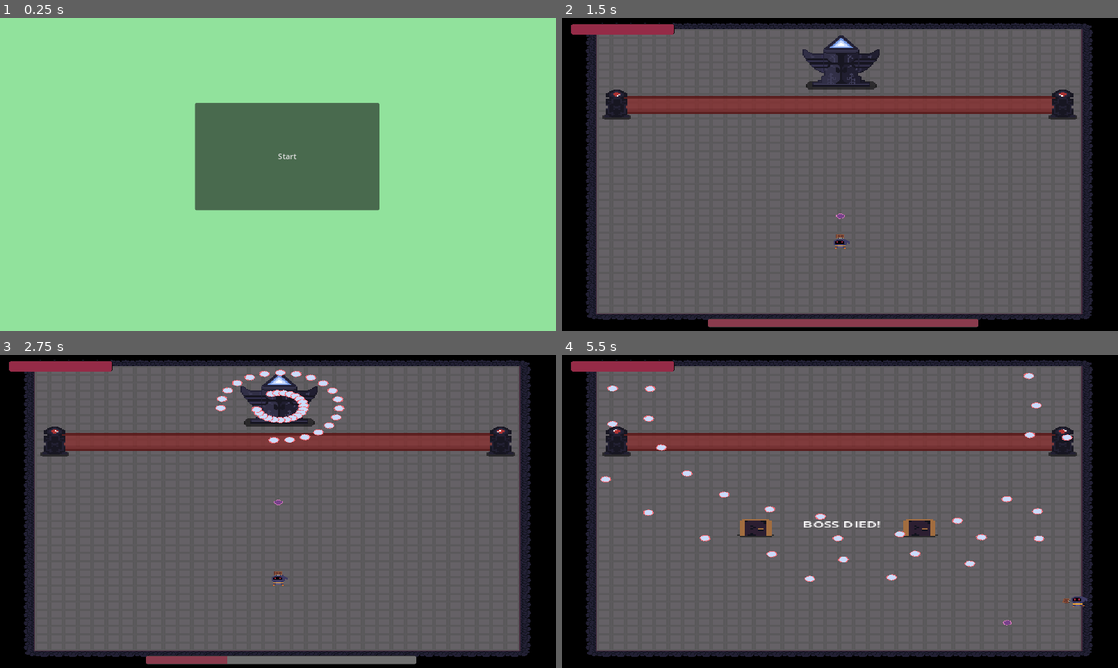
Above: before the commit, frames 1-4 (two rows, left to right).
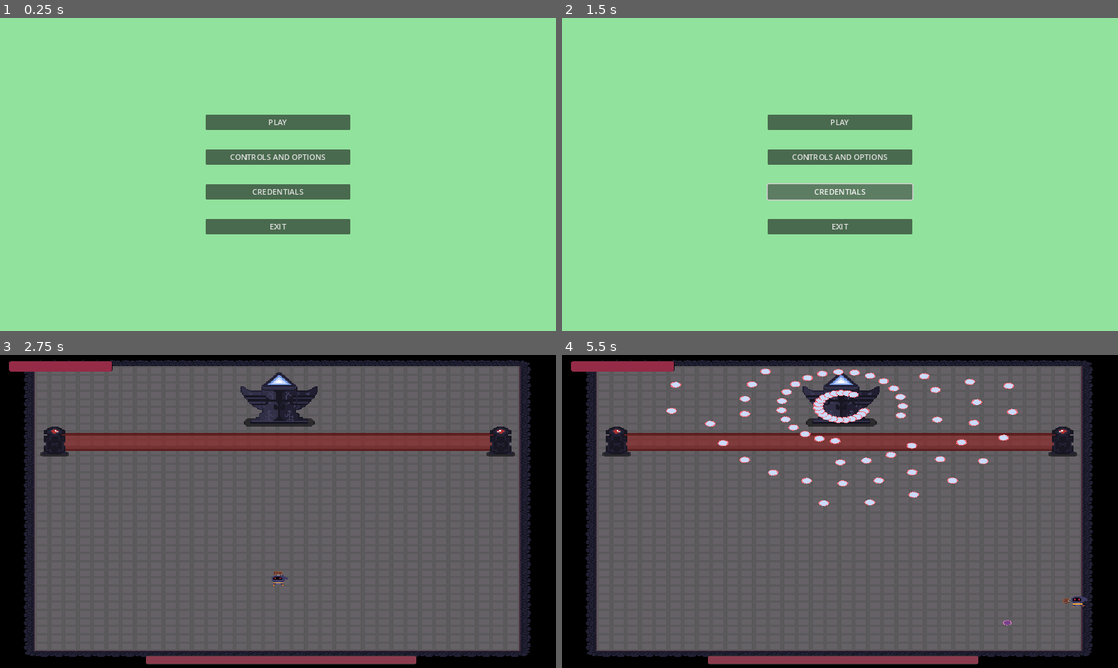
Above: after the commit, the same moments.

Repository: Arssin/Bullet_Hell_Jam
Game: Godot game, scene res://scenes/main_scene.tscn
Two runs of this game, one before a commit and one after it. Both use one fixed random seed, a clock stepped at 60 frames per second and the inputs below.
Inputs (mouse positions are in pixels of both pictures, inside the frame that each line leads up to):
- Up to frame 1 (0.25 s): no input
- Up to frame 2 (1.5 s): click (840, 155) at 0.5 s, where only the run after the commit has a clickable "CONTROLS AND OPTIONS"; click (840, 193) at 1.25 s, where only the run after the commit has a clickable "CREDENTIALS"
- Up to frame 3 (2.75 s): click (278, 458) at 2 s, where only the run after the commit has a clickable "PLAY"
- Up to frame 4 (5.5 s): move the mouse to (962, 495) at 2.77 s; hold D (move_right) 2.78-3.53 s; click (962, 495) at 2.85 s; move the mouse to (728, 527) at 3.52 s; hold S (move_down) 3.53-4.28 s; tap Space (dash) at 3.6 s; move the mouse to (895, 442) at 4.27 s; hold D (move_right) 4.28-5.03 s; tap E (player_action) at 4.35 s; move the mouse to (812, 574) at 5.02 s; hold W (move_up) from 5.03 s (still down); click (812, 574) at 5.1 s

The runs differ from the first frame. In frame 1, 9.2% of the frame differs, in the area x 35-69%, y 27-70%; in frame 2, 98%, in the area x 0-100%, y 0-100%; in frame 3, 1.8%; in frame 4, 6.1%.

Commit message:
update main_scene

Diff:
--- /dev/null
+++ b/scenes/doors_rewards.tscn
@@ -0,0 +1,13 @@
+[gd_scene format=3 uid="uid://cuvgqrcuwc8jy"]
+
+[node name="DoorsRewards" type="Control"]
+custom_minimum_size = Vector2(100, 20)
+layout_mode = 3
+anchors_preset = 0
+
+[node name="Label" type="Label" parent="."]
+layout_mode = 0
+offset_right = 40.0
+offset_bottom = 23.0
+text = "Label
+"
--- a/scenes/main_scene.tscn
+++ b/scenes/main_scene.tscn
@@ -29,13 +29,37 @@
 grow_vertical = 2
 color = Color(0.568704, 0.885324, 0.61279, 1)
 
-[node name="StartGame" type="Button" parent="Menu"]
-layout_mode = 0
-offset_left = 404.0
-offset_top = 176.0
-offset_right = 786.0
-offset_bottom = 398.0
-text = "Start"
+[node name="VBoxContainer" type="VBoxContainer" parent="Menu"]
+layout_mode = 1
+anchors_preset = 8
+anchor_left = 0.5
+anchor_top = 0.5
+anchor_right = 0.5
+anchor_bottom = 0.5
+offset_left = -150.0
+offset_top = -78.675
+offset_right = 150.0
+offset_bottom = 78.675
+grow_horizontal = 2
+grow_vertical = 2
+theme_override_constants/separation = 40
+alignment = 1
+
+[node name="StartGame" type="Button" parent="Menu/VBoxContainer"]
+layout_mode = 2
+text = "PLAY"
+
+[node name="Controls And Options" type="Button" parent="Menu/VBoxContainer"]
+layout_mode = 2
+text = "CONTROLS AND OPTIONS"
+
+[node name="Credentials" type="Button" parent="Menu/VBoxContainer"]
+layout_mode = 2
+text = "CREDENTIALS"
+
+[node name="Exit" type="Button" parent="Menu/VBoxContainer"]
+layout_mode = 2
+text = "EXIT"
 
 [node name="Main" type="Node2D" parent="."]
 unique_name_in_owner = true
@@ -44,4 +68,4 @@
 
 [node name="SFX" type="AudioStreamPlayer2D" parent="."]
 
-[connection signal="pressed" from="Menu/StartGame" to="." method="_on_start_game_pressed"]
+[connection signal="pressed" from="Menu/VBoxContainer/StartGame" to="." method="_on_start_game_pressed"]
